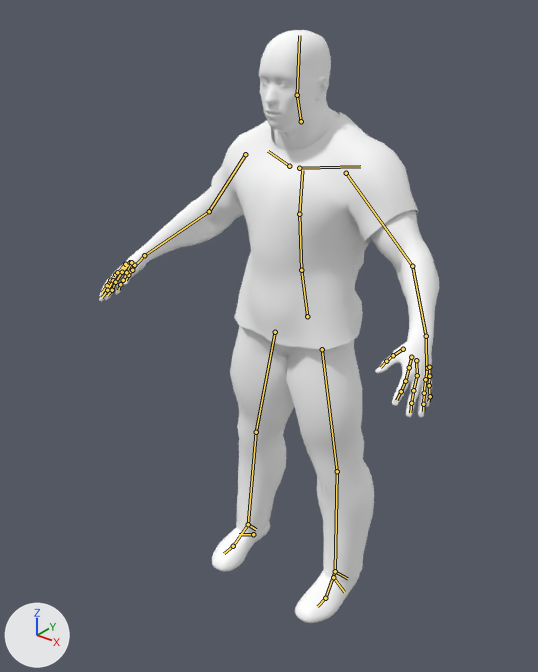
Before and after pictures for a commit that changed the Blender file Assets/Blender/Dark Prof Sport/dark_prof_sport.blend.
Rendered twice from a camera (50 mm lens) standing at (15.2, -21.1, 23.6) and looking at (-0.2, -1.8, 11.7). The lights are fixed; the arrows at lower left show +X, +Y and +Z. The bones that bend it are drawn over the model as lines.

In view in the first picture: 'base.obj', 'high-poly.obj', 'jeans01.obj', 'shoes02.obj', 'tshirt02.obj'.
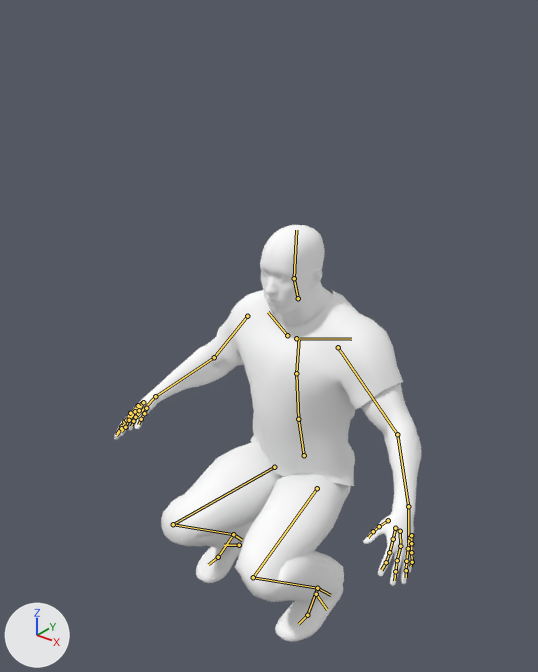
The newer file adds an action. The first version stands in its rest pose; the second is drawn at frame 48 of the action 'metarigAction.001'.

What differs and where, as boxes [x1, y1, x2, y2] in the pictures (538 x 672 px):
'tshirt02.obj', posed (10% narrower, 18% shorter)
    before: [211, 112, 418, 350]
    after: [217, 290, 403, 486]
'jeans01.obj', posed (32% wider, 36% shorter)
    before: [230, 326, 374, 580]
    after: [161, 441, 351, 602]
'base.obj', posed
    before: [99, 30, 439, 418]
    after: [114, 225, 421, 586]
'shoes02.obj', posed
    before: [212, 522, 360, 623]
    after: [196, 544, 343, 642]
'high-poly.obj', posed
    before: [262, 80, 288, 85]
    after: [263, 272, 286, 280]
bone 'hips', root to tip
    before: (307, 316) to (301, 270)
    after: (304, 455) to (298, 419)
bone 'thigh.L', root to tip
    before: (322, 349) to (337, 471)
    after: (317, 488) to (253, 577)
bone 'shin.L', root to tip
    before: (337, 471) to (335, 571)
    after: (253, 577) to (317, 588)
bone 'foot.L', root to tip
    before: (335, 571) to (325, 598)
    after: (317, 588) to (307, 615)
bone 'heel.L', root to tip
    before: (335, 571) to (347, 578)
    after: (317, 588) to (330, 595)
bone 'thigh.R', root to tip
    before: (275, 332) to (256, 432)
    after: (274, 467) to (173, 524)
bone 'shin.R', root to tip
    before: (256, 432) to (248, 524)
    after: (173, 524) to (233, 534)
bone 'foot.R', root to tip
    before: (248, 524) to (233, 546)
    after: (233, 534) to (218, 557)
bone 'heel.R', root to tip
    before: (248, 524) to (256, 529)
    after: (233, 534) to (242, 540)

What the commit changed:
Bone 'hips' (bone_hips) moves from (0.0, 0.0, 0.0) to (0.0, -0.536, 0.117).
Bone 'thigh.L' (bone_thigh_l) turns from (0, 0, 0) to (-86, -9, 10) degrees about its own x, y and z.
Bone 'shin.L' (bone_shin_l) turns from (0, 0, 0) to (139, 1, 7) degrees about its own x, y and z.
Bone 'foot.L' (bone_foot_l) turns from (0, 0, 0) to (-53, -8, 4) degrees about its own x, y and z.
Bone 'heel.L' (bone_heel_l) turns from (0, 0, 0) to (52, -11, -5) degrees about its own x, y and z.
Bone 'thigh.R' (bone_thigh_r) turns from (0, 0, 0) to (-86, 11, -12) degrees about its own x, y and z.
Bone 'shin.R' (bone_shin_r) turns from (0, 0, 0) to (139, -1, -6) degrees about its own x, y and z.
Bone 'foot.R' (bone_foot_r) turns from (0, 0, 0) to (-53, 2, -1) degrees about its own x, y and z.
Bone 'heel.R' (bone_heel_r) turns from (0, 0, 0) to (53, 4, 2) degrees about its own x, y and z.
